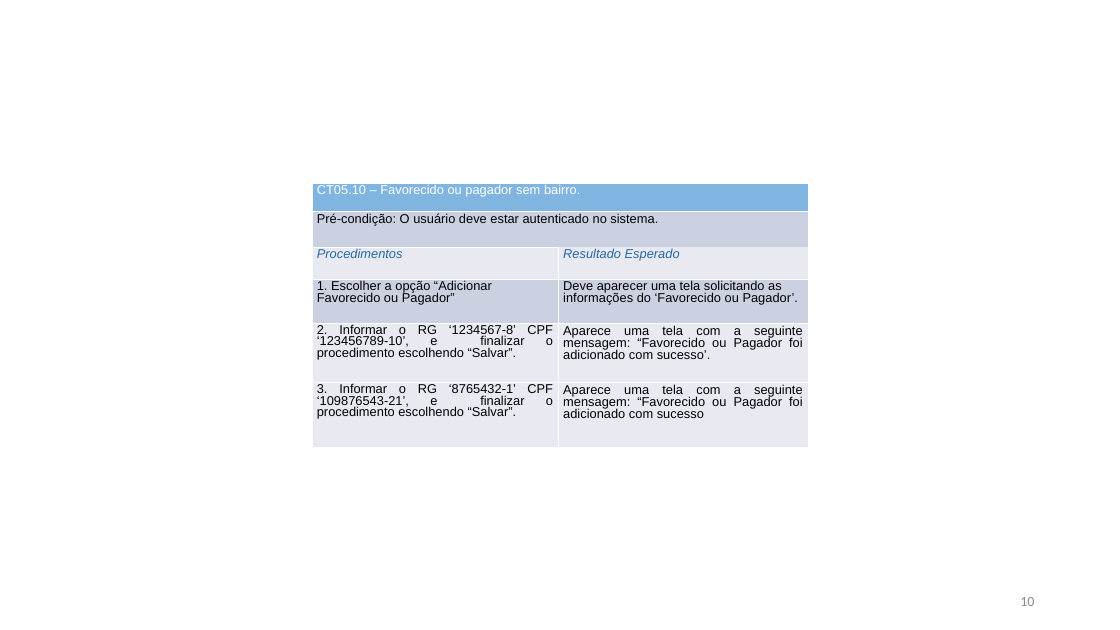
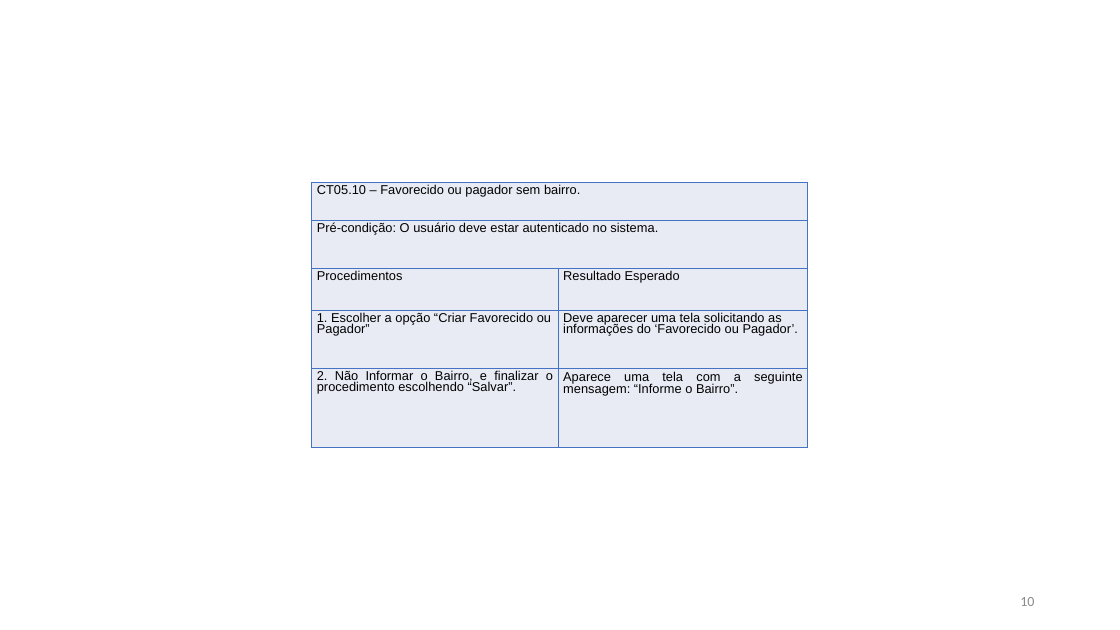
Before and after one commit to evertonschuster/GestaoFinancaPessoal, a slide deck: slide 10 of GestaoFinancaPessoal/GestaoFinancaPessoal/Documentos/Entrega-02/TestesAceitaçãoUS05.pptx. Drawn at 1120x630 pixels with LibreOffice and Linux fonts; fonts in the diff are those of the drawing. Boxes give left, top, right and bottom in pixels: in the first picture for what was removed or moved away, otherwise in the second. Text is boxed around its words. In the diff, an @@ line names an element or a change of style, - is before the commit and + after.

```diff
--- a/GestaoFinancaPessoal/GestaoFinancaPessoal/Documentos/Entrega-02/TestesAceitaçãoUS05.pptx
+++ b/GestaoFinancaPessoal/GestaoFinancaPessoal/Documentos/Entrega-02/TestesAceitaçãoUS05.pptx
@@ table at [312, 183, 807, 448] @@
-row 4: 1. Escolher a opção “Adicionar Favorecido ou Pagador” | Deve aparecer uma tela solicitando as informações do ‘Favorecido ou Pagador’.
-row 5: 2. Informar o RG ‘1234567-8’ CPF ‘123456789-10’, e finalizar o procedimento escolhendo “Salvar”. | Aparece uma tela com a seguinte mensagem: “Favorecido ou Pagador foi adicionado com sucesso’.
-row 6: 3. Informar o RG ‘8765432-1’ CPF ‘109876543-21’, e finalizar o procedimento escolhendo “Salvar”. | Aparece uma tela com a seguinte mensagem: “Favorecido ou Pagador foi adicionado com sucesso
+row 4: 1. Escolher a opção “Criar Favorecido ou Pagador” | Deve aparecer uma tela solicitando as informações do ‘Favorecido ou Pagador’.
+row 5: 2. Não Informar o Bairro, e finalizar o procedimento escolhendo “Salvar”. | Aparece uma tela com a seguinte mensagem: “Informe o Bairro”.
```
Also in this commit, not shown: 14 other slides changed, 4 other files.
